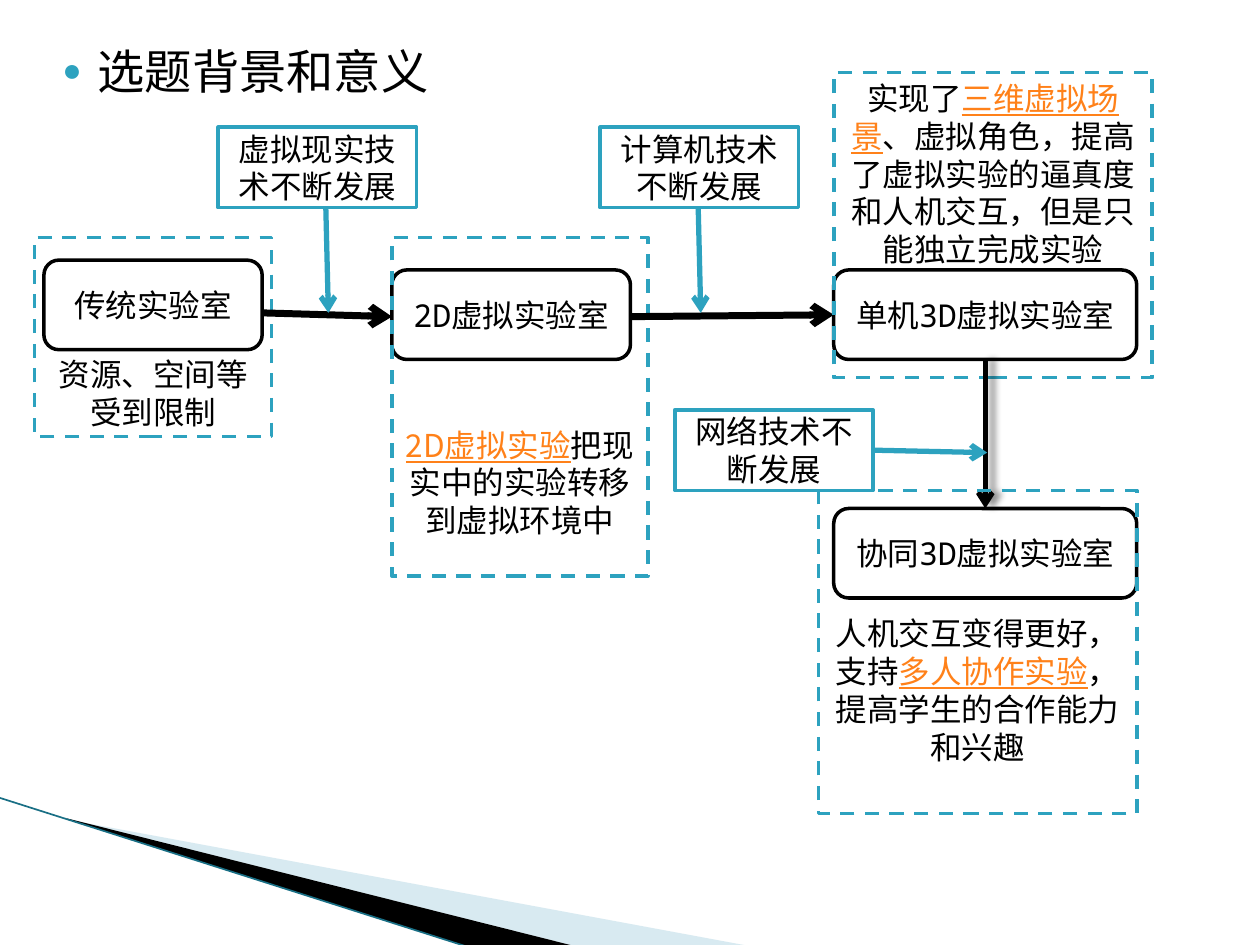
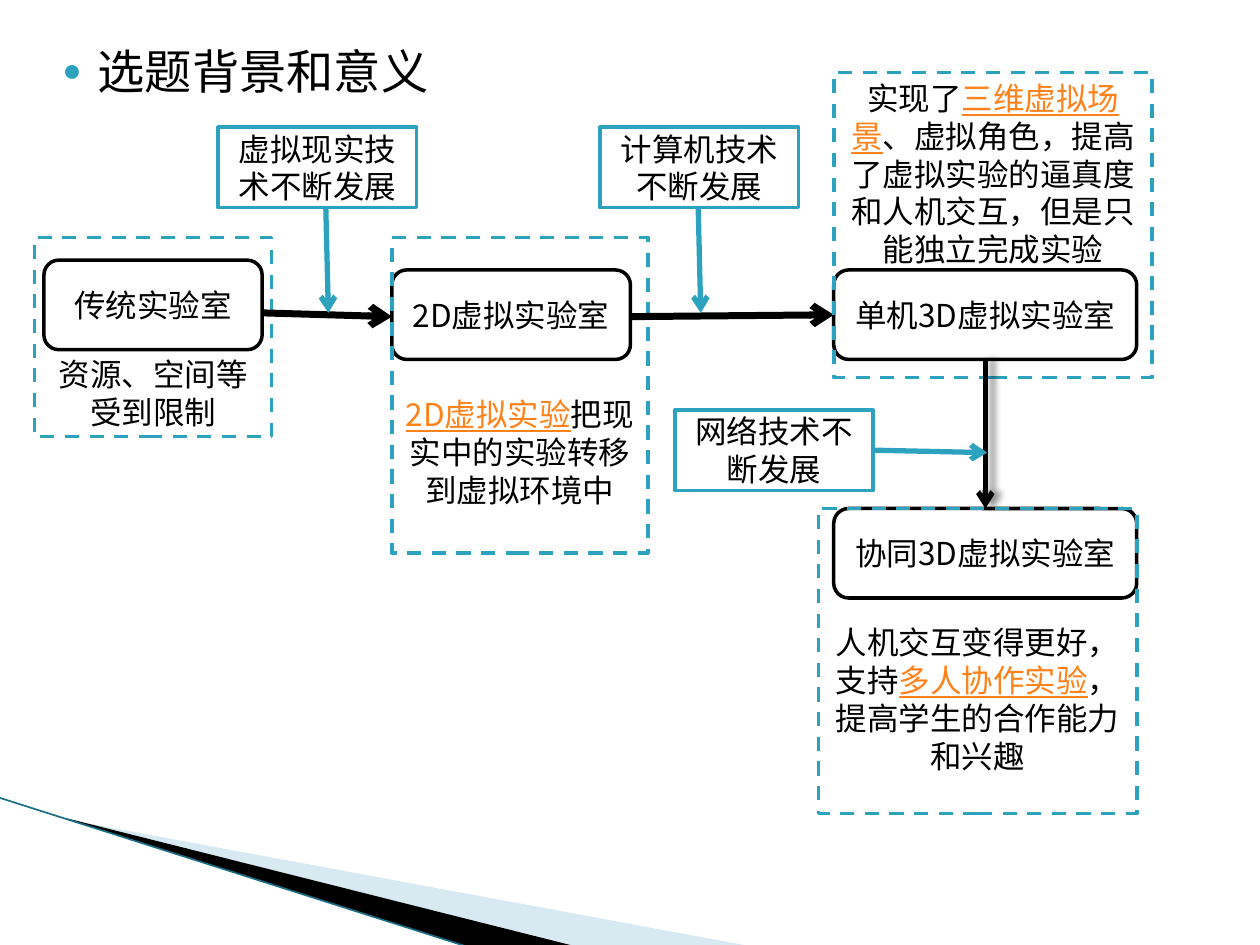
Before and after one commit to zxy15914507674/bishe, a slide deck: slide 3 of 张祥裕答辩PPT.pptx. Drawn at 1260x945 pixels with LibreOffice and Linux fonts; fonts in the diff are those of the drawing; background and template pictures are left out. Boxes give left, top, right and bottom in pixels: in the first picture for what was removed or moved away, otherwise in the second. Text is boxed around its words. In the diff, an @@ line names an element or a change of style, - is before the commit and + after.

```diff
--- a/张祥裕答辩PPT.pptx
+++ b/张祥裕答辩PPT.pptx
@@ rectangle "2D虚拟实验把现实中的实验转移到虚拟环境中": place and size @@
-rectangle "2D虚拟实验把现实中的实验转移到虚拟环境中" at bbox=[392, 237, 648, 576]
+rectangle "2D虚拟实验把现实中的实验转移到虚拟环境中" at bbox=[392, 237, 648, 552]
@@ rectangle "人机交互变得更好，支持多人协作实验，提高学生的合作能力和兴趣": place and size @@
-rectangle "人机交互变得更好，支持多人协作实验，提高学生的合作能力和兴趣" at bbox=[818, 490, 1137, 813]
+rectangle "人机交互变得更好，支持多人协作实验，提高学生的合作能力和兴趣" at bbox=[818, 509, 1137, 814]
@@ font Noto Sans Mono to Noto Sans CJK SC in 3 elements at bbox=[392, 270, 630, 359], bbox=[834, 270, 1137, 359], bbox=[834, 509, 1137, 598] @@
```
Also in this commit, not shown: 3 other slides changed, 3 slides added.
